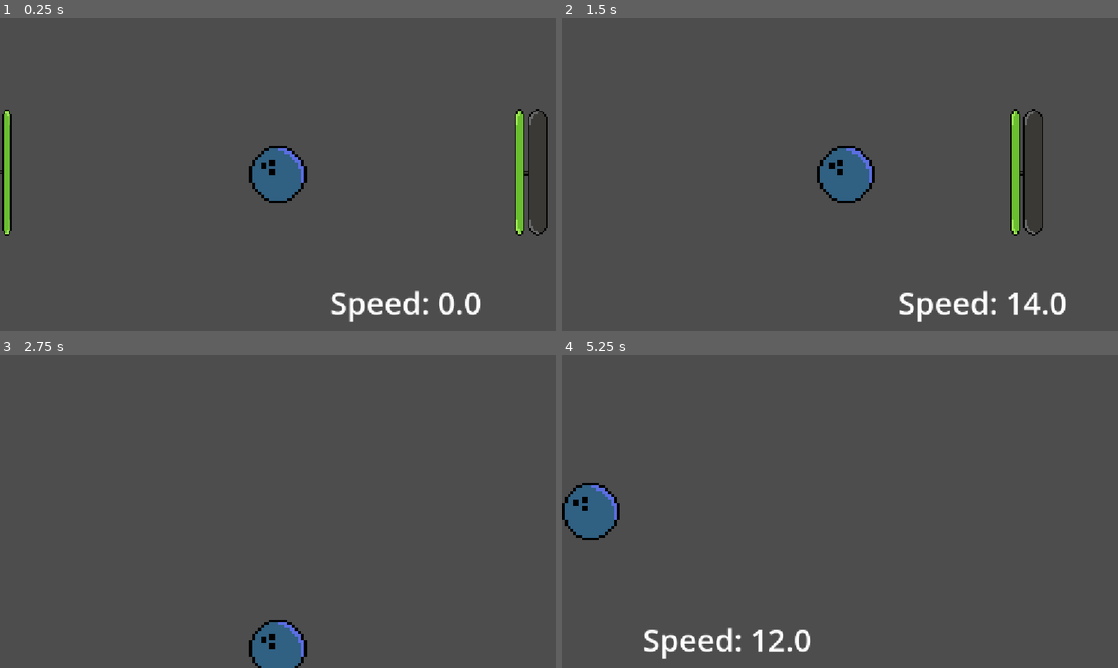
Above: before the commit, frames 1-4 (two rows, left to right).
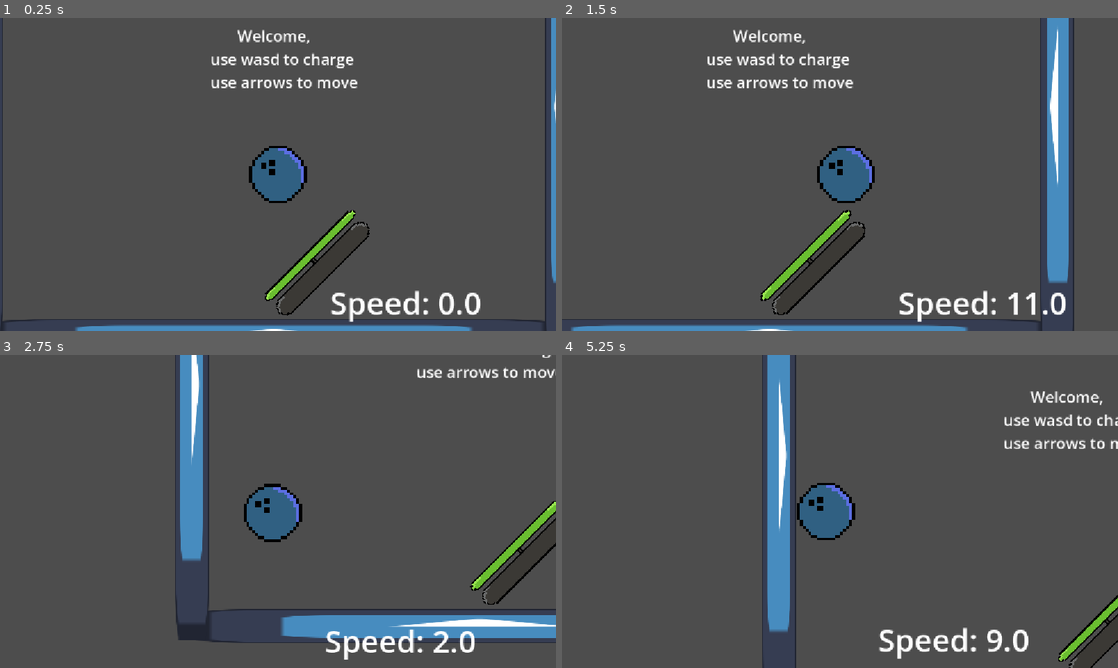
Above: after the commit, the same moments.

Repository: OlusenBg/Strikegame
Game: Godot game, scene res://Main.tscn
The game is run twice, just before and just after one commit, with the same random seed, the same clock (stepped at 60 frames per second) and the same inputs. The engine's default icon, where the game draws it, is replaced by a stand-in: a white triangle on a blue panel in a dark square.
Inputs:
- Up to frame 1 (0.25 s): no input
- Up to frame 2 (1.5 s): tap Enter at 0.5 s; hold Right (move_right) 0.53-1.28 s; hold S (down) from 1.28 s (still down)
- Up to frame 3 (2.75 s): release S (down) at 2.03 s; hold Right (move_right) from 2.03 s (still down)
- Up to frame 4 (5.25 s): release Right (move_right) at 2.78 s; hold Up (move_up) 2.78-3.53 s; hold A (left) 3.53-5.03 s; tap Space at 5 s; hold S (down) from 5.03 s (still down)

The runs differ from the first frame. In frame 1, 6.4% of the frame differs, in the area x 0-100%, y 0-100%; in frame 2, 8.6%; in frame 3, 12%, in the area x 31-100%, y 0-100%; in frame 4, 10%.

Commit message:
added tilted bouncy walls and beggining of a tutorial level

Diff:
--- a/Main.tscn
+++ b/Main.tscn
@@ -3,8 +3,10 @@
 [ext_resource type="PackedScene" uid="uid://dqb7bb84gw7hh" path="res://player.tscn" id="1_glv2v"]
 [ext_resource type="Script" uid="uid://keusc4qhk3oi" path="res://CameraMovement.gd" id="1_uu6xs"]
 [ext_resource type="PackedScene" uid="uid://ce4hk6tf8lxq" path="res://bouncewalls.tscn" id="3_r0du0"]
+[ext_resource type="PackedScene" uid="uid://vypgufko4wtq" path="res://normalwalls.tscn" id="4_cm0pq"]
+[ext_resource type="PackedScene" uid="uid://8a146ljcpp1v" path="res://spiked_walls.tscn" id="5_fos0i"]
 
-[node name="Node2D" type="Node2D" unique_id=1622507801]
+[node name="Game" type="Node2D" unique_id=1622507801]
 position = Vector2(0, 4)
 script = ExtResource("1_uu6xs")
 
@@ -22,10 +24,85 @@
 theme_override_font_sizes/font_size = 64
 text = "Speed: "
 
-[node name="walls" parent="." unique_id=189394994 instance=ExtResource("3_r0du0")]
-position = Vector2(-585, -4)
+[node name="tutorial" type="Node2D" parent="." unique_id=990749453]
+
+[node name="walls" parent="tutorial" unique_id=189394994 instance=ExtResource("3_r0du0")]
+position = Vector2(82.999756, 184.99994)
+rotation = -0.7853982
+right_tilted = true
+
+[node name="walls2" parent="tutorial" unique_id=172413421 instance=ExtResource("3_r0du0")]
+position = Vector2(-16, -1165)
+rotation = 3.1415927
+scale = Vector2(1.3, 1)
+
+[node name="Label" type="Label" parent="tutorial" unique_id=3059984]
+offset_left = -196.0
+offset_top = -310.0
+offset_right = 197.0
+offset_bottom = -217.0
+theme_override_font_sizes/font_size = 32
+text = "              Welcome,
+       use wasd to charge
+       use arrows to move"
+
+[node name="Normalwalls" parent="tutorial" unique_id=974586526 instance=ExtResource("4_cm0pq")]
+position = Vector2(41, 338)
+scale = Vector2(4.5, 1)
+
+[node name="Normalwalls2" parent="tutorial" unique_id=240566222 instance=ExtResource("4_cm0pq")]
+position = Vector2(591, -185)
+rotation = -1.5707964
+scale = Vector2(4, 1)
+
+[node name="Normalwalls3" parent="tutorial" unique_id=671336123 instance=ExtResource("4_cm0pq")]
+position = Vector2(-608, -121)
+rotation = 1.5707964
+scale = Vector2(4, 1)
+
+[node name="Normalwalls4" parent="tutorial" unique_id=1154492239 instance=ExtResource("4_cm0pq")]
+position = Vector2(378.00003, -638)
+scale = Vector2(1.5, 1)
+
+[node name="Normalwalls5" parent="tutorial" unique_id=1559764273 instance=ExtResource("4_cm0pq")]
+position = Vector2(-360, -644)
+scale = Vector2(1.5, 1)
+
+[node name="Normalwalls6" parent="tutorial" unique_id=1083645131 instance=ExtResource("4_cm0pq")]
+position = Vector2(197, -950)
+rotation = -1.5707964
+scale = Vector2(2, 1)
+
+[node name="Normalwalls7" parent="tutorial" unique_id=1322049703 instance=ExtResource("4_cm0pq")]
+position = Vector2(-216, -793)
 rotation = 1.5707964
 
-[node name="walls2" parent="." unique_id=172413421 instance=ExtResource("3_r0du0")]
-position = Vector2(524, -4)
-rotation = -1.5707964
+[node name="Label2" type="Label" parent="tutorial" unique_id=1363766885]
+offset_left = -87.0
+offset_top = -1105.0
+offset_right = 88.0
+offset_bottom = -1012.0
+theme_override_font_sizes/font_size = 32
+text = "green walls
+bounce"
+
+[node name="Normalwalls8" parent="tutorial" unique_id=133141733 instance=ExtResource("4_cm0pq")]
+position = Vector2(-602, -900)
+scale = Vector2(3, 1)
+
+[node name="Normalwalls9" parent="tutorial" unique_id=1333130230 instance=ExtResource("4_cm0pq")]
+position = Vector2(-393, -1162)
+scale = Vector2(1.7, 1)
+
+[node name="spiked_walls" parent="tutorial" unique_id=204365815 instance=ExtResource("5_fos0i")]
+position = Vector2(-967, -1055)
+rotation = 1.5707964
+
+[node name="Label3" type="Label" parent="tutorial" unique_id=910953420]
+offset_left = -900.0
+offset_top = -1094.0
+offset_right = -658.0
+offset_bottom = -1001.0
+theme_override_font_sizes/font_size = 32
+text = "Spiked walls
+       kill you"
--- a/bouncewalls.gd
+++ b/bouncewalls.gd
@@ -1,4 +1,7 @@
 extends Area2D
+
+@export var left_tilted = false
+@export var right_tilted = false
 
 
 # Called when the node enters the scene tree for the first time.
@@ -14,4 +17,24 @@
 
 func _on_body_shape_entered(body_rid: RID, body: Node2D, body_shape_index: int, local_shape_index: int) -> void:
 	if body.is_in_group("player"):
-		body.velocity *= -1
+
+		if left_tilted:
+			if body.velocity.x != 0:
+				body.velocity.y = body.velocity.x
+				body.velocity.x = 0
+
+			elif body.velocity.y != 0:
+				body.velocity.x = body.velocity.y
+				body.velocity.y = 0
+
+		elif right_tilted:
+			if body.velocity.x != 0:
+				body.velocity.y -= body.velocity.x
+				body.velocity.x = 0
+
+			elif body.velocity.y != 0:
+				body.velocity.x -= body.velocity.y
+				body.velocity.y = 0
+
+		else:
+			body.velocity *= -1
--- a/player.gd
+++ b/player.gd
@@ -1,8 +1,8 @@
 extends CharacterBody2D
 
-@export var speed_increase = 100
+@export var speed_increase = 75
 @export var speed: float = 0
-@export var speed_limit = 5000
+@export var speed_limit = 3000
 var charged = false
 
 func _physics_process(delta: float) -> void:
--- a/spiked_walls.gd
+++ b/spiked_walls.gd
@@ -1,4 +1,5 @@
 extends Area2D
+
 
 
 # Called when the node enters the scene tree for the first time.
